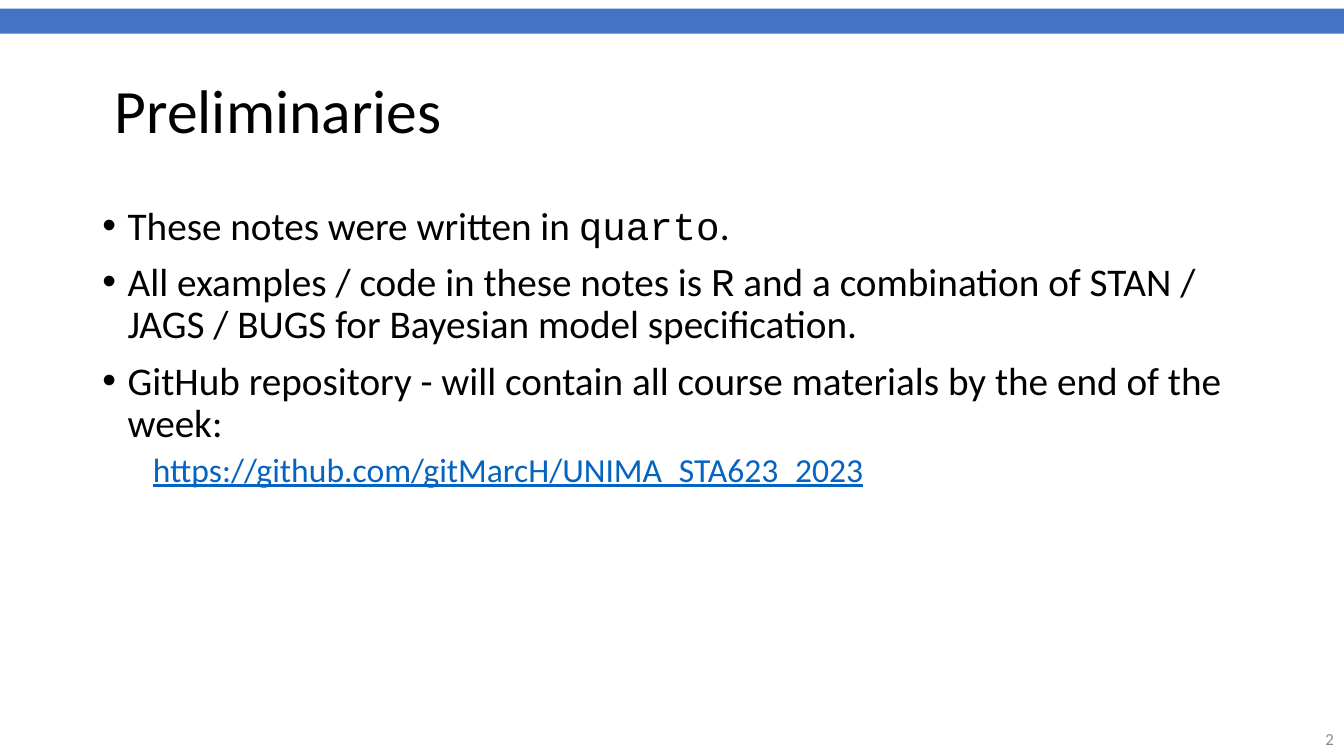
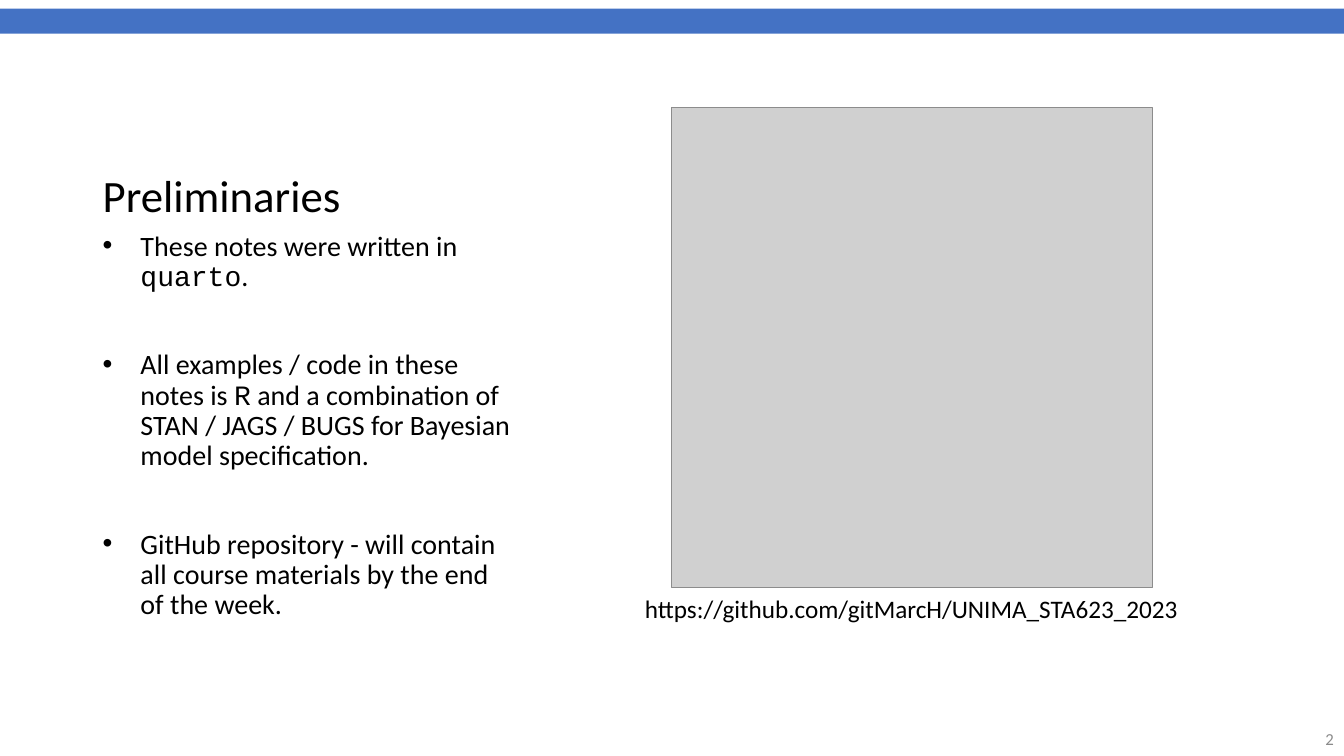
Before and after one commit to gitMarcH/UNIMA_STA623_2023, a slide deck: slide 2 of Chanco_STA623_BDA_2022_Henrion_Session1.pptx. Drawn at 1344x756 pixels with LibreOffice and Linux fonts; fonts in the diff are those of the drawing; grey boxes stand for pictures; background and template pictures are left out. Boxes give left, top, right and bottom in pixels: in the first picture for what was removed or moved away, otherwise in the second. Text is boxed around its words. In the diff, an @@ line names an element or a change of style, - is before the commit and + after.

Commit message:
Updating slides gor sessions 1 & 2

```diff
--- a/Chanco_STA623_BDA_2022_Henrion_Session1.pptx
+++ b/Chanco_STA623_BDA_2022_Henrion_Session1.pptx
@@ title "Preliminaries" moved from (x1=115, y1=90, x2=442, y2=134) to (x1=103, y1=181, x2=341, y2=213) @@
@@ title "Preliminaries" at (x1=103, y1=181, x2=341, y2=213): size 44 to 32 pt; vertical alignment middle to bottom @@
@@ picture added at (x1=673, y1=108, x2=1152, y2=588) @@
@@ text "These notes were written in ..." moved from (x1=128, y1=212, x2=1221, y2=488) to (x1=140, y1=236, x2=510, y2=615) @@
@@ text at (x1=140, y1=236, x2=510, y2=470): size 28 to 20 pt in "These notes were written in quarto.", "All examples / code in these notes ..."; indent changed @@
@@ text at (x1=140, y1=534, x2=496, y2=615): text changed; size 28 to 20 pt @@
-• GitHub repository - will contain all course materials by the end of the week:
-  https://github.com/gitMarcH/UNIMA_STA623_2023
+• GitHub repository - will contain all course materials by the end of the week.
@@ text added at (x1=645, y1=600, x2=1177, y2=623), 18 pt, text #000000 @@
+https://github.com/gitMarcH/UNIMA_STA623_2023
```
